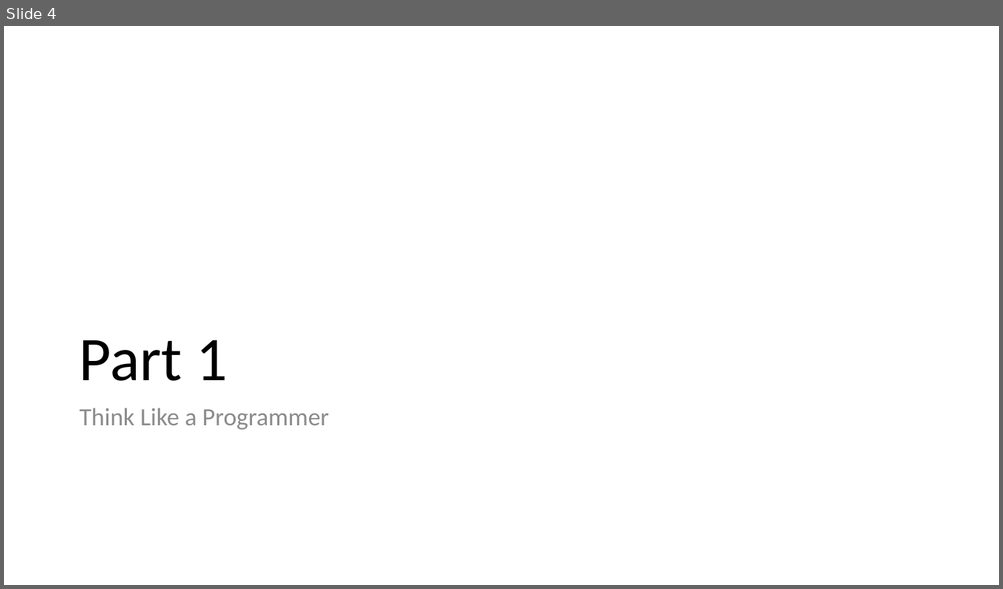
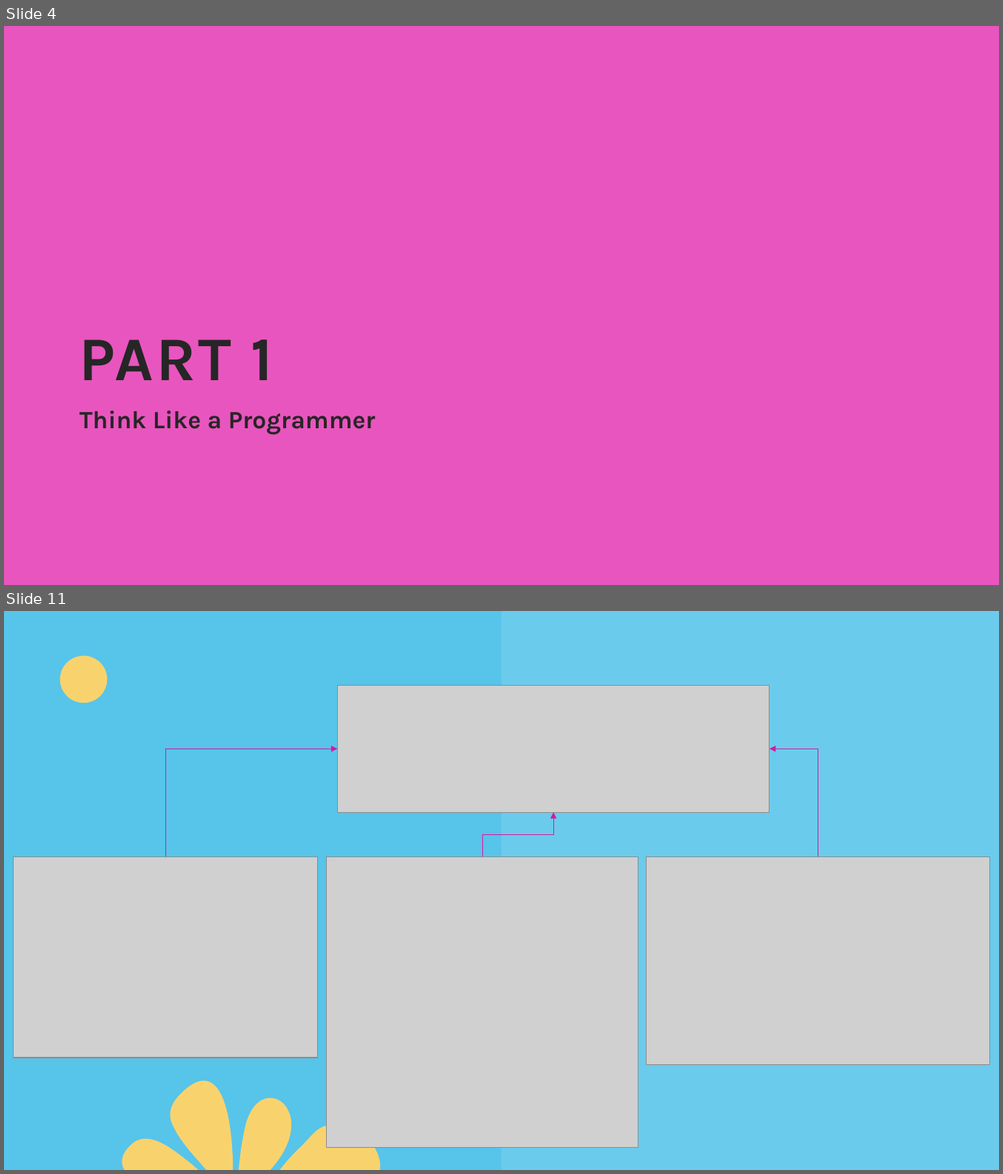
Before and after one commit to thatrandomfrenchdude/Think-Like-A-Programmer, a slide deck: PPT/TLAP_ppt.pptx. Shown one above the other, each under a label of ours: slide 4 before the commit, slides 4 and 11 after it; the slides between them are not shown. The pictures are 1003x589 and 1003x1174 pixels, drawn with LibreOffice and Linux fonts; fonts in the diff are those of the drawing; grey boxes stand for pictures. Boxes give left, top, right and bottom in pixels: in the first picture for what was removed or moved away, otherwise in the second. Text is boxed around its words. In the diff, an @@ line names an element or a change of style, - is before the commit and + after.

```diff
--- a/PPT/TLAP_ppt.pptx
+++ b/PPT/TLAP_ppt.pptx
@@ slide 11 added at <box>4,611,999,1170</box>, background #57C4EA @@
@@ rectangle added at <box>501,612,999,1170</box>, fill #9ADCF2 at 30% opacity @@
@@ ellipse added at <box>60,655,107,703</box>, fill #F8D36D @@
@@ picture added at <box>338,686,769,813</box> @@
@@ elbow arrow added from (165, 857) to (338, 749), #D31B9E 0.5 pt @@
@@ elbow arrow added from (818, 857) to (769, 749), #D31B9E 0.5 pt @@
@@ elbow arrow added from (482, 857) to (553, 812), #D31B9E 0.5 pt @@
@@ picture added at <box>13,857,317,1058</box> @@
@@ picture added at <box>327,857,638,1148</box> @@
@@ picture added at <box>646,857,989,1065</box> @@
@@ freeform shape added at <box>122,1081,380,1170</box>, fill #F8D36D @@
@@ slide 4 changed as well @@
@@ background #FFFFFF to #E955BE @@
@@ title at <box>79,340,273,380</box>: text changed; font Calibri to Karla; text colour #000000 to #262626; bold on @@
-Part 1
+PART 1
@@ text "Think Like a Programmer" at <box>79,411,375,435</box>: font Calibri to Karla, text colour #8C8C8C to #262626, bold on; line spacing 0.9 to 1; more space between paragraphs @@
```
Also in this commit, not shown: 12 other slides changed, 2 other slides added, 4 other files.
